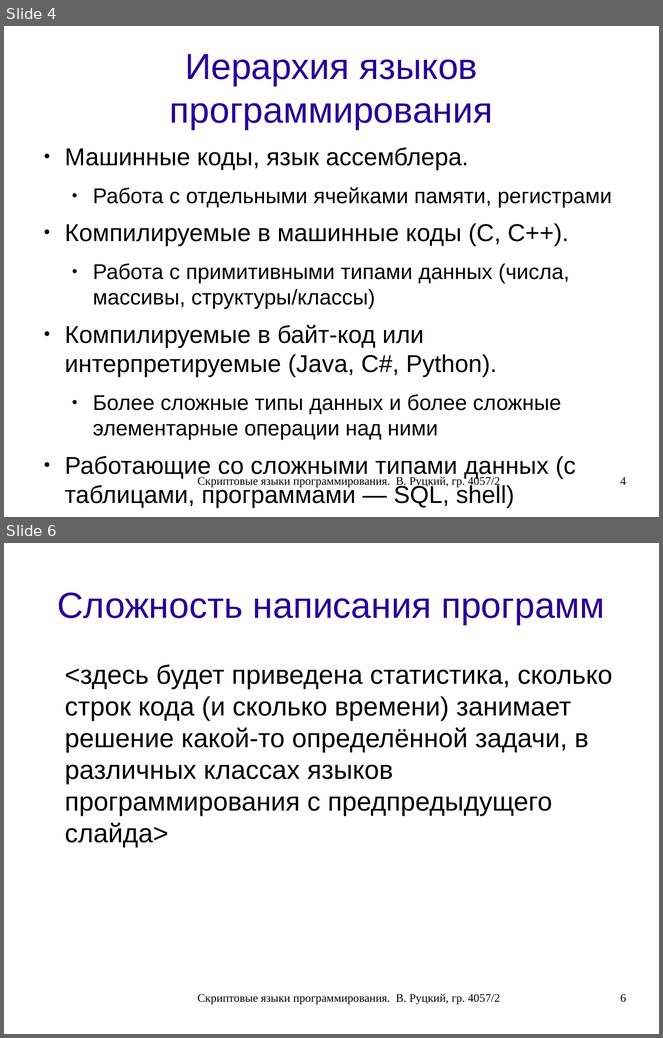
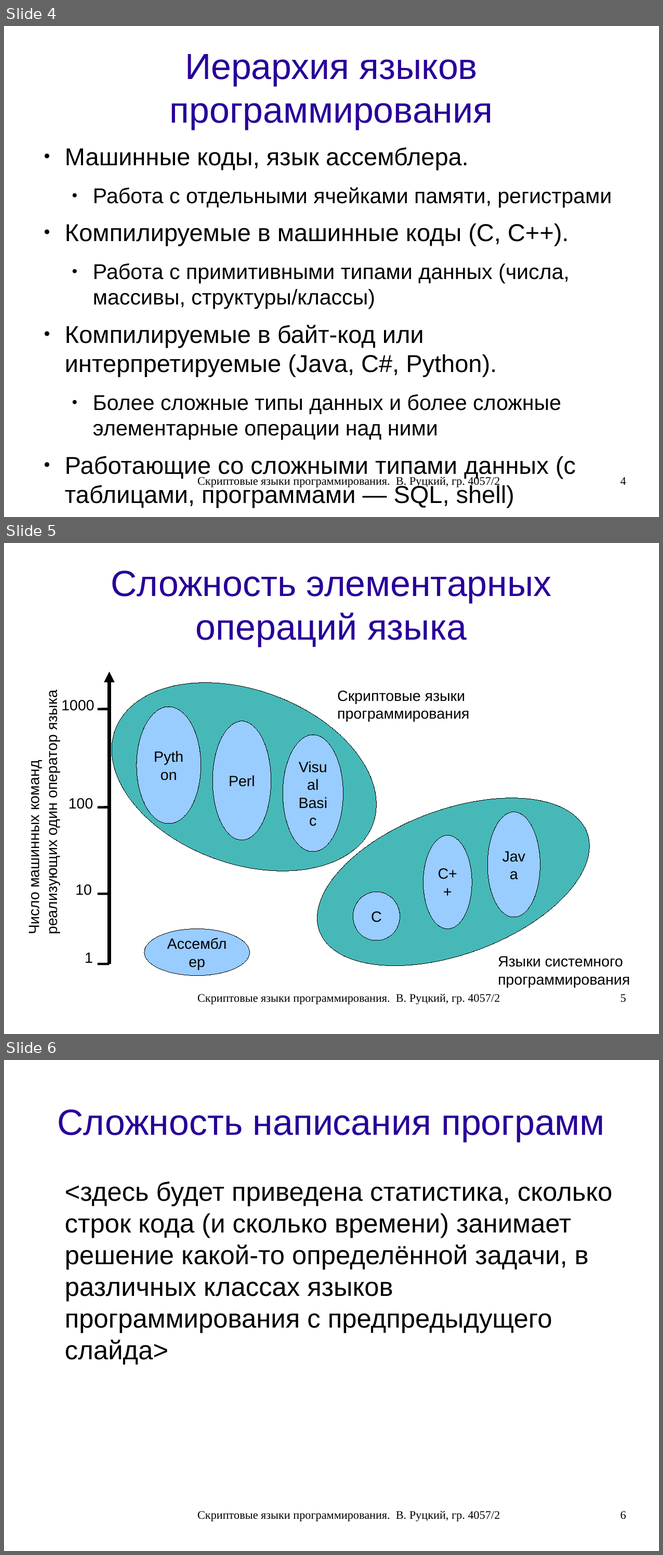
Before and after one commit to rutsky/semester07, a slide deck: Operation_systems/scripting_languages/40572_Rutsky_Scripting_languages.odp. Shown one above the other, each under a label of ours: slides 4 and 6 before the commit, slides 4, 5 and 6 after it; the slides between them are not shown. The pictures are 663x1038 and 663x1555 pixels, drawn with LibreOffice and Linux fonts; fonts in the diff are those of the drawing. Boxes give left, top, right and bottom in pixels: in the first picture for what was removed or moved away, otherwise in the second. Text is boxed around its words. In the diff, an @@ line names an element or a change of style, - is before the commit and + after.

```diff
--- a/Operation_systems/scripting_languages/40572_Rutsky_Scripting_languages.odp
+++ b/Operation_systems/scripting_languages/40572_Rutsky_Scripting_languages.odp
@@ slide 5 added at (4, 543, 659, 1034), background #FFFFFF @@
@@ title added at (111, 571, 552, 646), 44 pt, text #280099 @@
+Сложность элементарных операций языка
@@ ellipse added at (86, 648, 403, 905), fill #47B8B8, outline #000000 0 pt @@
@@ arrow added from (109, 965) to (109, 672), #000000 4.31 pt @@
@@ text added at (26, 694, 60, 934), 18 pt, text #000000 @@
+Число машинных команд реализующих один оператор языка
@@ text added at (337, 691, 469, 722), 18 pt, text #000000 @@
+Скриптовые языки программирования
@@ text added at (61, 700, 94, 711), 18 pt, text #000000 @@
+1000
@@ line added from (109, 709) to (98, 709), #000000 2.89 pt @@
@@ ellipse added at (137, 707, 201, 824), fill #99CCFF, outline #000000 0 pt, 18 pt, text #000000 @@
+Python
@@ ellipse added at (213, 721, 271, 840), fill #99CCFF, outline #000000 0 pt, 18 pt, text #000000 @@
+Perl
@@ ellipse added at (283, 735, 344, 852), fill #99CCFF, outline #000000 0 pt, 18 pt, text #000000 @@
+Visual
+Basic
@@ ellipse added at (295, 765, 612, 999), fill #47B8B8, outline #000000 0 pt @@
@@ text added at (68, 798, 93, 809), 18 pt, text #000000 @@
+100
@@ line added from (109, 808) to (98, 808), #000000 2.89 pt @@
@@ ellipse added at (488, 812, 541, 917), fill #99CCFF, outline #000000 0 pt, 18 pt, text #000000 @@
+Java
@@ ellipse added at (424, 836, 473, 929), fill #99CCFF, outline #000000 0 pt, 18 pt, text #000000 @@
+C++
@@ text added at (75, 885, 92, 896), 18 pt, text #000000 @@
+10
@@ line added from (109, 895) to (98, 895), #000000 2.89 pt @@
@@ ellipse added at (353, 892, 400, 941), fill #99CCFF, outline #000000 0 pt, 18 pt, text #000000 @@
+C
@@ ellipse added at (144, 929, 249, 977), fill #99CCFF, outline #000000 0 pt, 18 pt, text #000000 @@
+Ассемблер
@@ text added at (85, 953, 93, 963), 18 pt, text #000000 @@
+1
@@ text added at (498, 956, 630, 988), 18 pt, text #000000 @@
+Языки системного программирования
@@ line added from (109, 965) to (98, 965), #000000 2.89 pt @@
@@ text added at (197, 994, 500, 1005), 14 pt, text #000000 @@
+Скриптовые языки программирования. В. Руцкий, гр. 4057/2
@@ page number added at (621, 994, 626, 1003), 14 pt, text #000000 @@
+5
```
Also in this commit, not shown: 1 slide removed.
